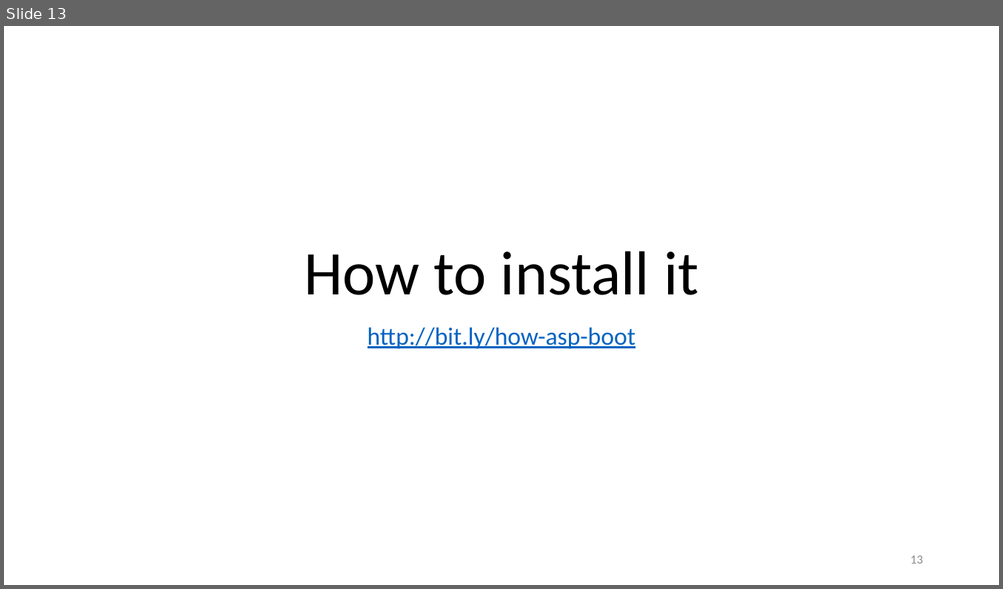
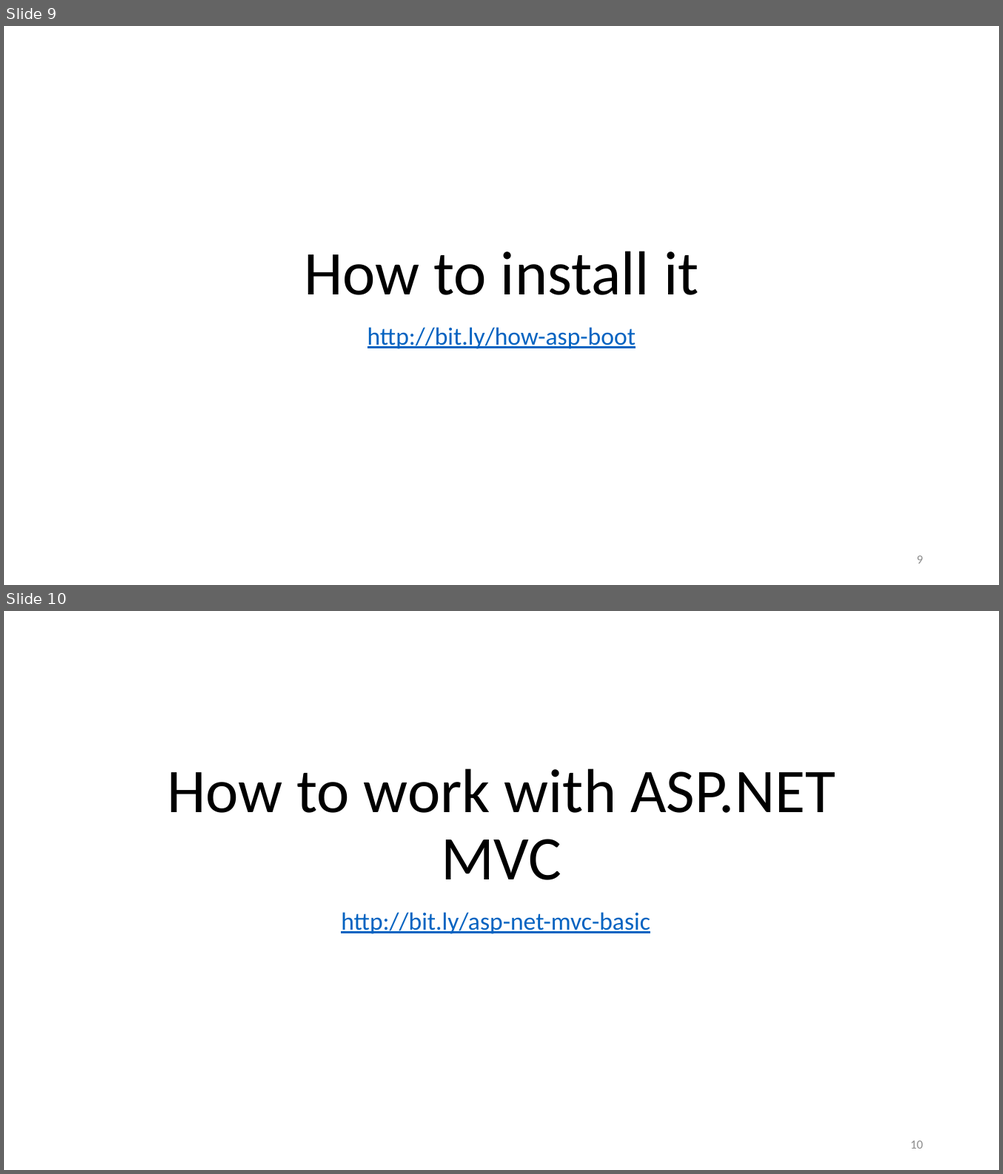
Before and after one commit to accorddeveloper/ASP.NET-MVC-Bootstrapper-Installed-Example, a slide deck: ASP.NET Presentation_2.pptx. Shown one above the other, each under a label of ours: slide 13 before the commit, slides 9 and 10 after it. The pictures are 1003x589 and 1003x1174 pixels, drawn with LibreOffice and Linux fonts; fonts in the diff are those of the drawing. Boxes give left, top, right and bottom in pixels: in the first picture for what was removed or moved away, otherwise in the second. Text is boxed around its words. In the diff, an @@ line names an element or a change of style, - is before the commit and + after.

```diff
--- a/ASP.NET Presentation_2.pptx
+++ b/ASP.NET Presentation_2.pptx
@@ slide 10 added at box(4, 611, 999, 1170), background #FFFFFF @@
@@ title added at box(167, 769, 835, 880), 60 pt, text #000000 @@
+How to work with ASP.NET MVC
@@ subtitle added at box(341, 912, 650, 934), 24 pt, text #0563C1, underline @@
+http://bit.ly/asp-net-mvc-basic
@@ page number added at box(910, 1141, 922, 1149), 12 pt, text #8C8C8C @@
+10
@@ what was slide 13 is now slide 9 @@
@@ page number at box(916, 556, 922, 564): text changed @@
-13
+9
```
Also in this commit, not shown: 2 slides changed, 1 other slide added.
